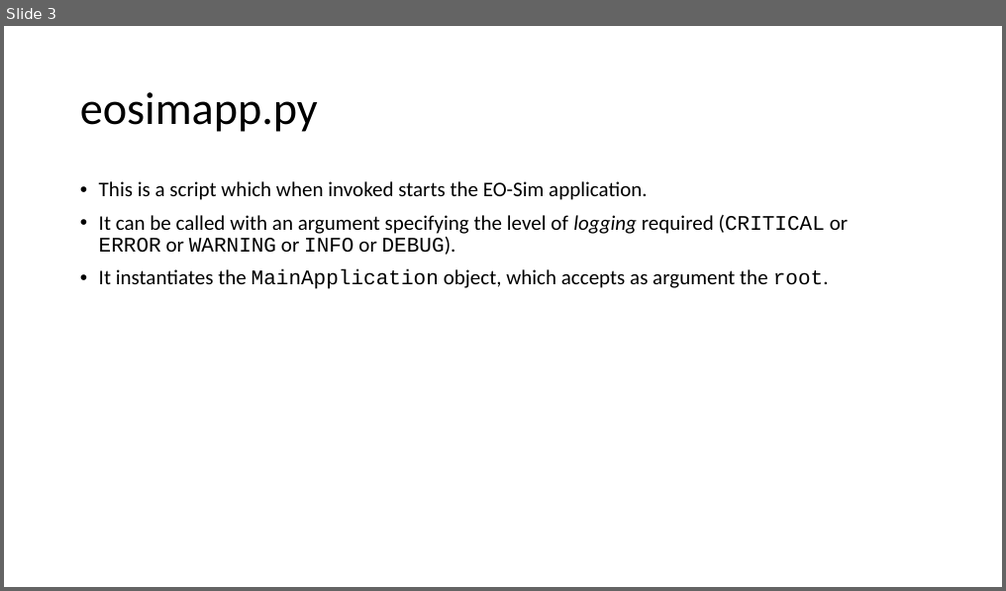
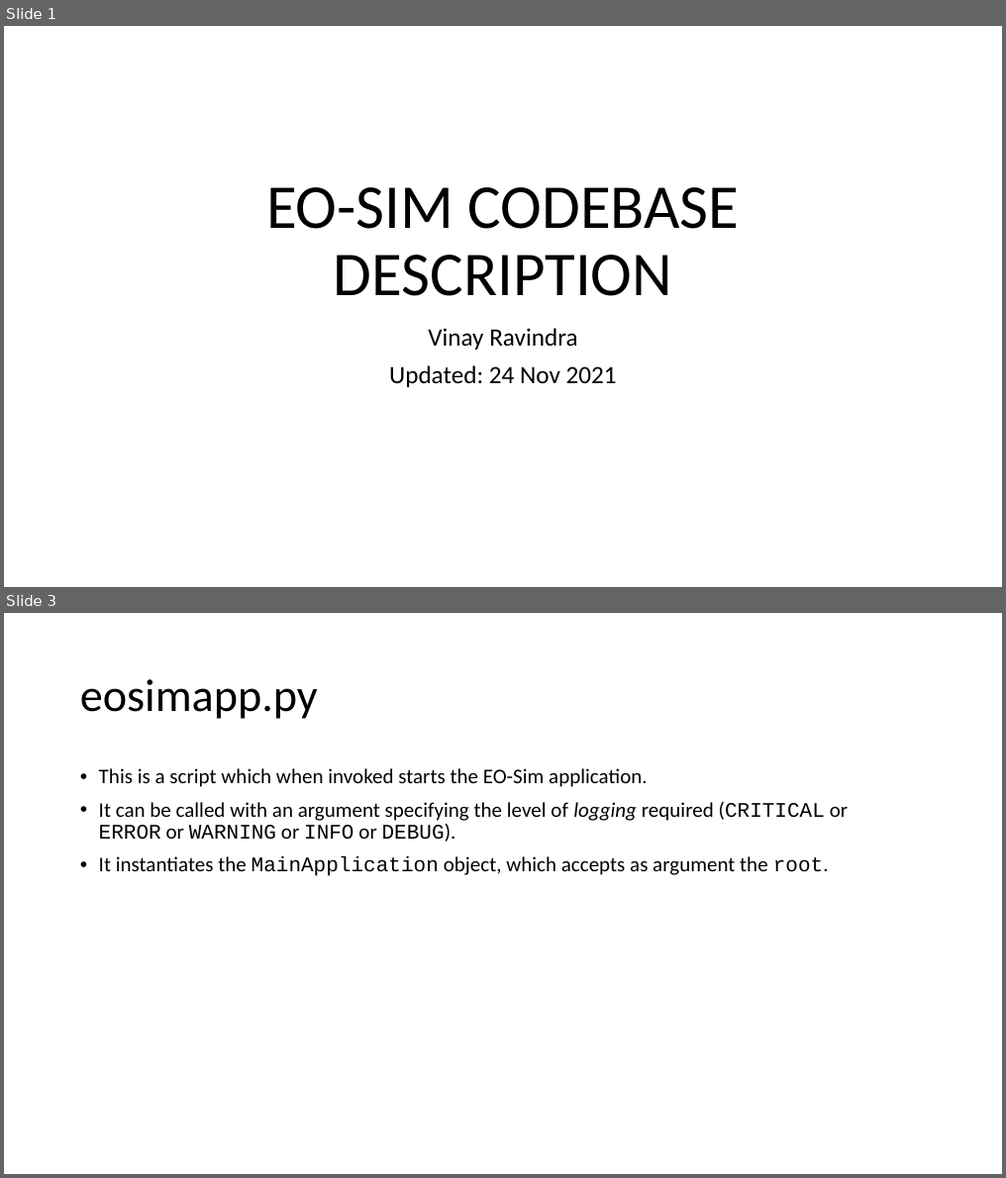
Before and after one commit to EarthObservationSimulator/eosim-gui, a slide deck: docs/codebase_description.pptx. Shown one above the other, each under a label of ours: slide 3 before the commit, slides 1 and 3 after it; the slides between them are not shown. The pictures are 1006x591 and 1006x1178 pixels, drawn with LibreOffice and Linux fonts; fonts in the diff are those of the drawing. Boxes give left, top, right and bottom in pixels: in the first picture for what was removed or moved away, otherwise in the second. Text is boxed around its words. In the diff, an @@ line names an element or a change of style, - is before the commit and + after.

```diff
--- a/docs/codebase_description.pptx
+++ b/docs/codebase_description.pptx
@@ slide 1 added at (x1=4, y1=26, x2=1002, y2=587), background #FFFFFF @@
@@ title added at (x1=266, y1=187, x2=740, y2=296), 60 pt, text #000000 @@
+EO-SIM CODEBASE
+DESCRIPTION
@@ subtitle added at (x1=389, y1=328, x2=617, y2=387), 24 pt, text #000000 @@
+Vinay Ravindra
+Updated: 24 Nov 2021
```
Also in this commit, not shown: 1 slide changed, 1 slide removed, 7 other files.
